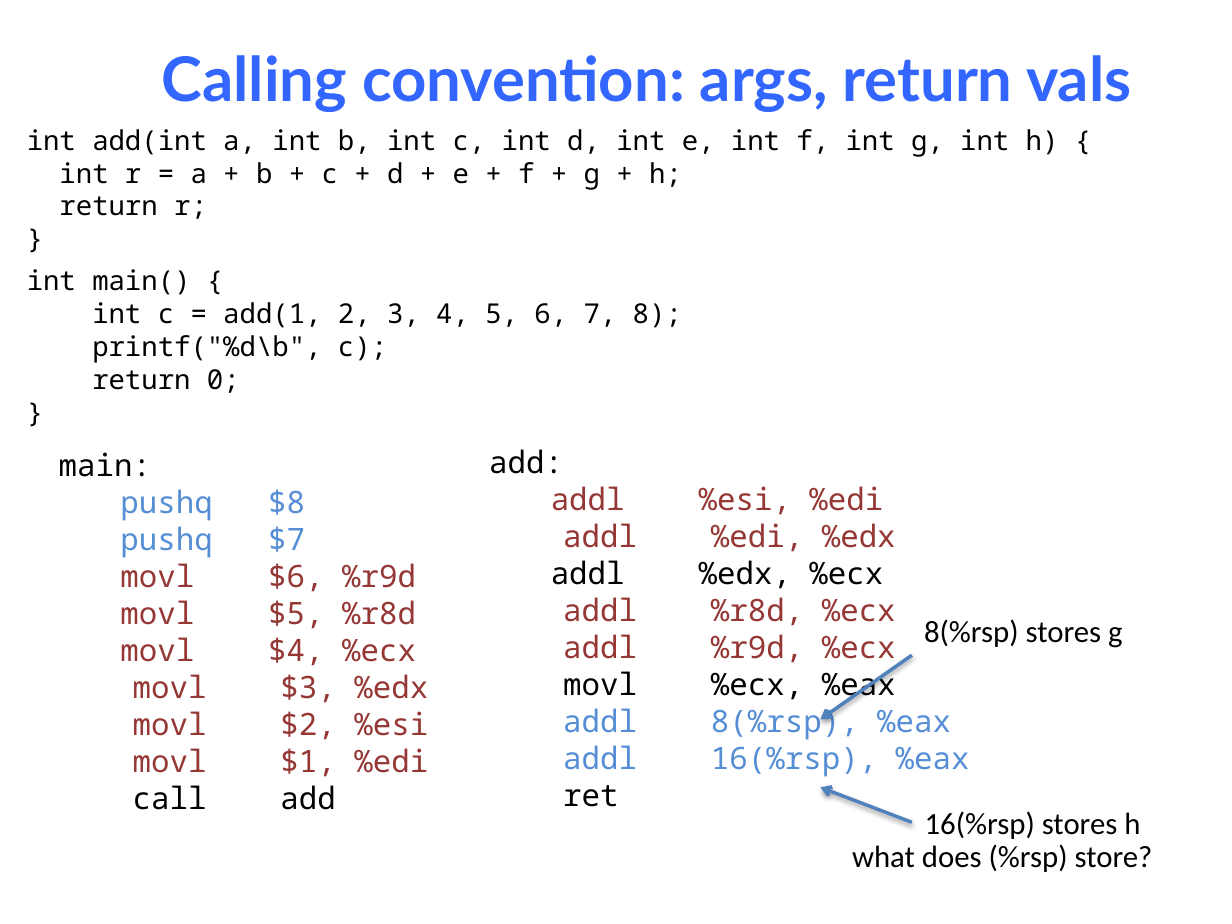
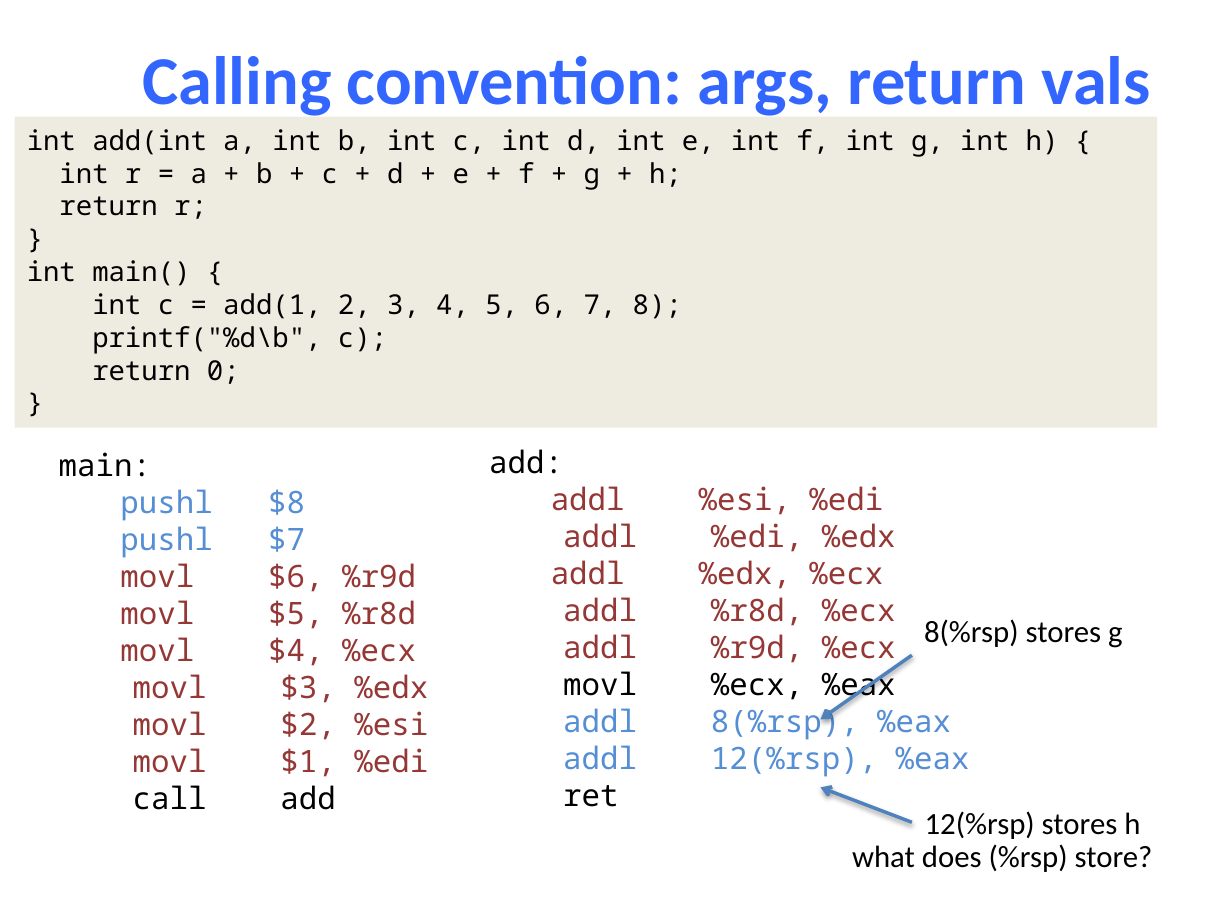
Before and after one commit to NYU-CSO/nyu-cso.github.io, a slide deck: slide 34 of notes/10-Machine_Procedure.pptx (slide 37 before the commit). Drawn at 1232x924 pixels with LibreOffice and Linux fonts; fonts in the diff are those of the drawing. Boxes give left, top, right and bottom in pixels: in the first picture for what was removed or moved away, otherwise in the second. Text is boxed around its words. In the diff, an @@ line names an element or a change of style, - is before the commit and + after.

```diff
--- a/notes/10-Machine_Procedure.pptx
+++ b/notes/10-Machine_Procedure.pptx
@@ title "Calling convention: args, return vals" at <box>142,56,1151,116</box>: size 36 to 40 pt, font Lato to Calibri @@
@@ rectangle "int add(int a, int b, ...": place and size @@
-rectangle "int add(int a, int b, ..." at <box>27,129,1059,219</box>
+rectangle "int add(int a, int b, ..." at <box>15,117,1157,428</box>
@@ rectangle "int add(int a, int b, ..." at <box>15,117,1157,428</box>: fill none to #EEECE1 @@
@@ text in rectangle at <box>27,260,682,384</box>: paragraphs added @@
+int main() {
+int c = add(1, 2, 3, 4, 5, 6, 7, 8);
+printf("%d\b", c);
+return 0;
+}
@@ text removed at <box>27,269,682,393</box> @@
-int main() {
-int c = add(1, 2, 3, 4, 5, 6, 7, 8);
-printf("%d\b", c);
-return 0;
-}
@@ text at <box>120,489,305,552</box>: text changed @@
-pushq $8
-pushq $7
+pushl $8
+pushl $7
@@ text at <box>699,560,883,589</box>: text colour #000000 to #953735 in "addl %edx, %ecx" @@
@@ text at <box>711,746,970,777</box>: text changed @@
-addl 16(%rsp), %eax
+addl 12(%rsp), %eax
@@ text at <box>925,811,1140,839</box>: text changed @@
-16(%rsp) stores h
+12(%rsp) stores h
```
Also in this commit, not shown: 36 other slides changed, 4 slides added, 6 slides removed, 4 other files.
